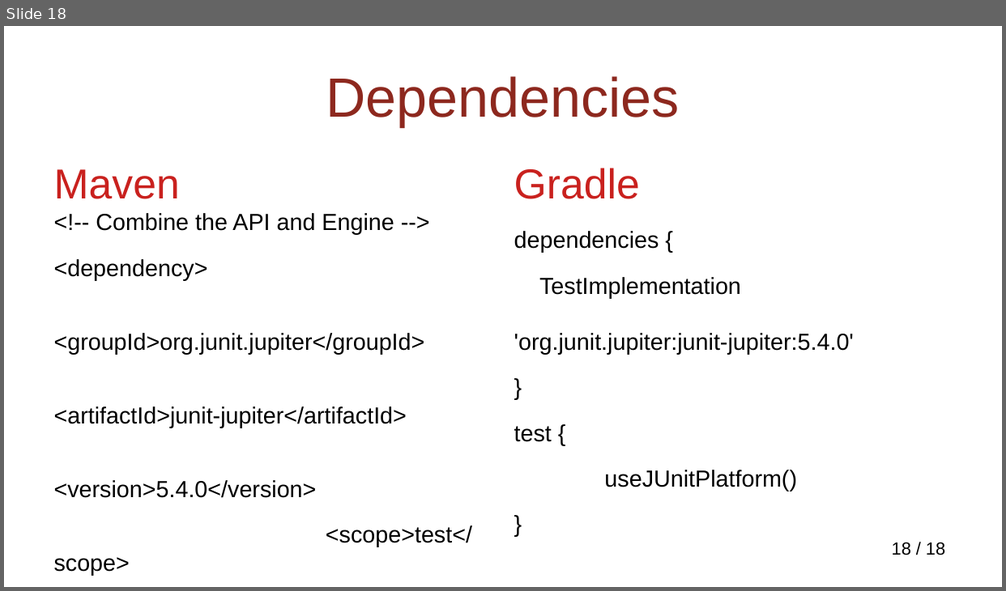
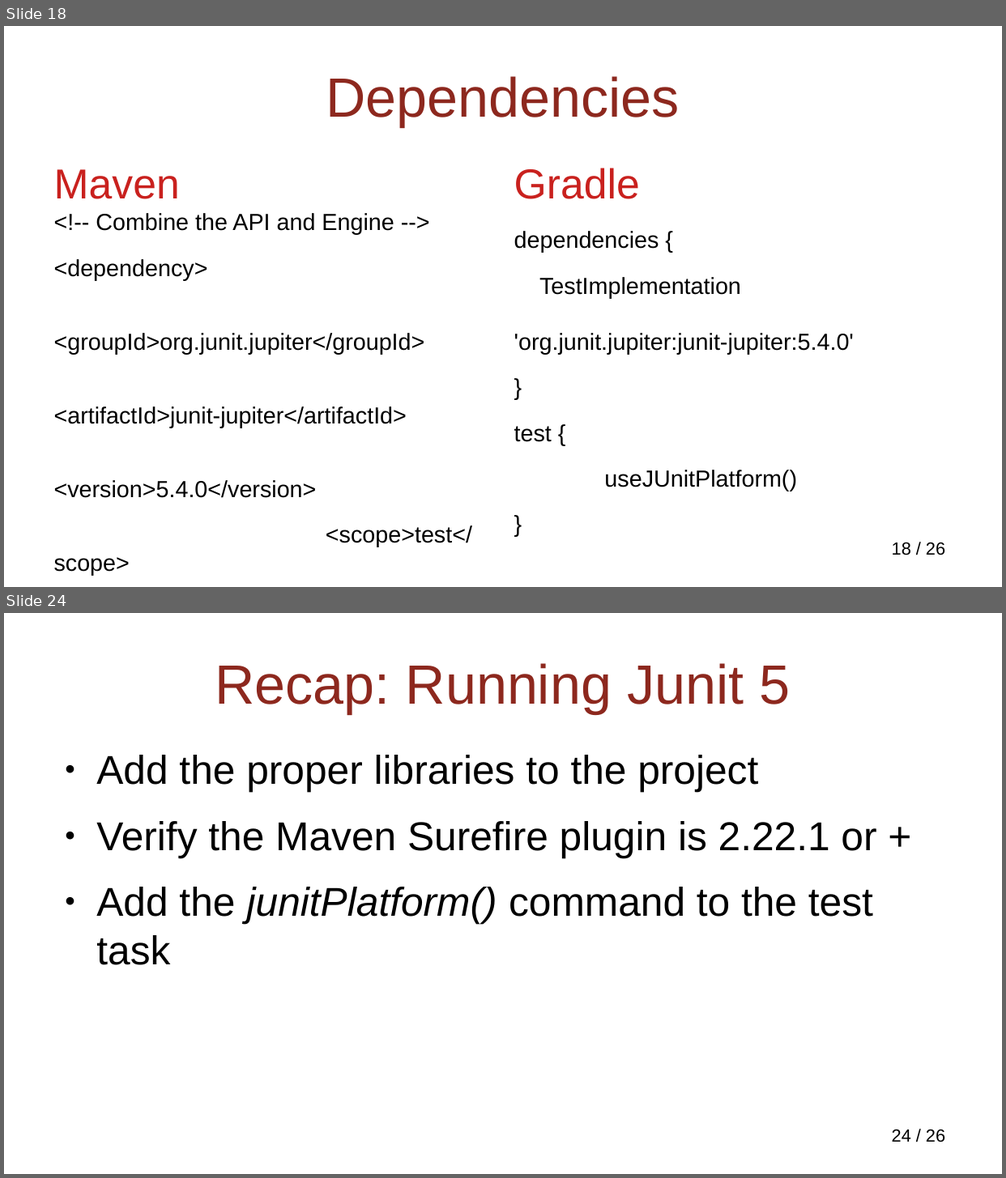
Before and after one commit to NextPoorSlob/JUnit5-Presentation-Sample-Code, a slide deck: ByJupiter.odp. Shown one above the other, each under a label of ours: slide 18 before the commit, slides 18 and 24 after it; the slides between them are not shown. The pictures are 1006x591 and 1006x1178 pixels, drawn with LibreOffice and Linux fonts; fonts in the diff are those of the drawing; background and template pictures are left out. Boxes give left, top, right and bottom in pixels: in the first picture for what was removed or moved away, otherwise in the second. Text is boxed around its words. In the diff, an @@ line names an element or a change of style, - is before the commit and + after.

```diff
--- a/ByJupiter.odp
+++ b/ByJupiter.odp
@@ slide 24 added at <box>4,613,1002,1174</box>, background picture (left out); not listed: 1 template element that a slide beside it also shows @@
@@ title added at <box>215,663,790,714</box>, 44 pt, text #8D281E @@
+Recap: Running Junit 5
@@ text added at <box>96,755,876,965</box>, 32 pt, text #000000 @@
+● Add the proper libraries to the project
+● Verify the Maven Surefire plugin is 2.22.1 or +
+● Add the junitPlatform() command to the test task
@@ page number at <box>892,543,945,556</box>: text changed @@
-18 / 18
+18 / 26
```
Also in this commit, not shown: 5 slides changed, 7 other slides added.
